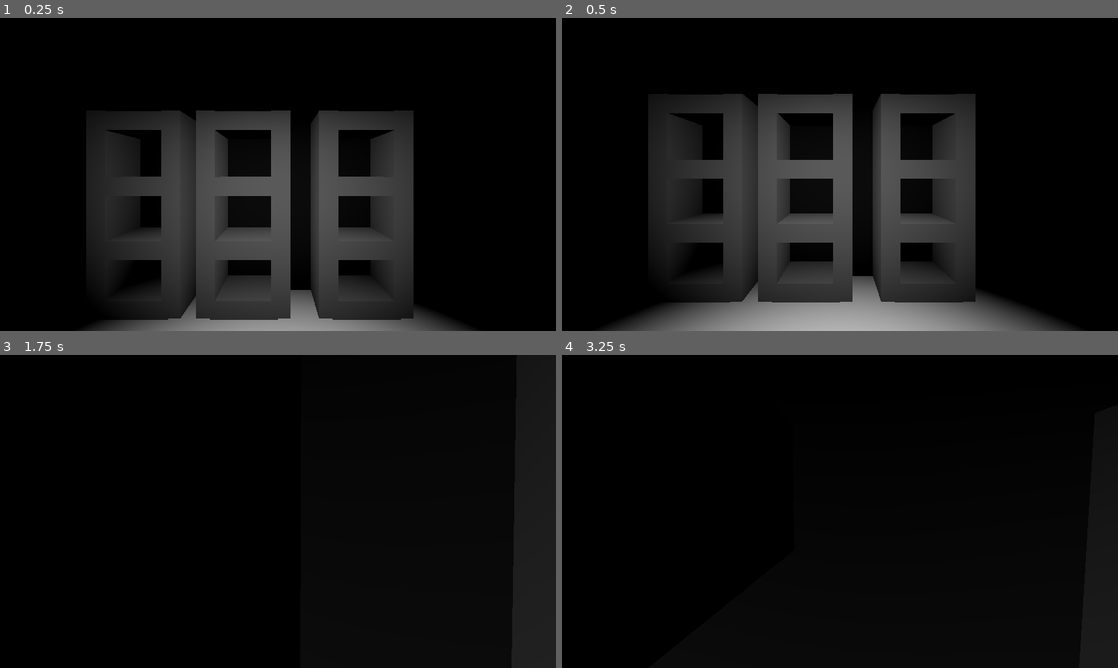
Above: before the commit, frames 1-4 (two rows, left to right).
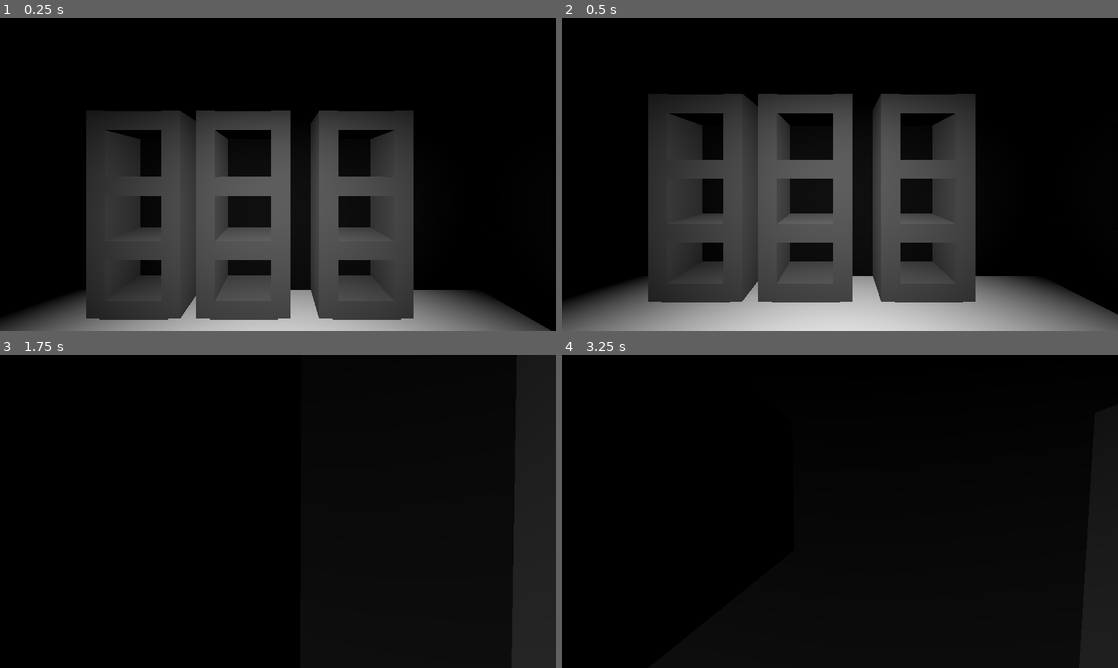
Above: after the commit, the same moments.

Repository: Mageh533/TriangulinProject
Game: Godot game, scene res://Scenes/SecretScene.tscn
Same seed, same stepped clock (60 frames per second), same inputs: the game is played once before the commit and once after it. This scene is started directly instead of the project's main scene. Sound files missing from this copy of the repository are replaced by a short silence.
Inputs (mouse positions are in pixels of both pictures, inside the frame that each line leads up to):
- Up to frame 1 (0.25 s): no input
- Up to frame 2 (0.5 s): no input
- Up to frame 3 (1.75 s): tap Enter (ui_accept) at 0.5, 0.77, 1.52 s; move the mouse to (305, 511) at 0.52 s; hold R (recharge) 0.53-1.28 s; hold W (forward) from 0.53 s (still down); move the mouse to (250, 511) at 1.27 s; tap R (recharge) at 1.35 s
- Up to frame 4 (3.25 s): keep holding W (forward); move the mouse to (851, 505) at 2.02 s; hold R (recharge) 2.03-2.78 s; tap Enter (ui_accept) at 2.75, 3.02 s; move the mouse to (834, 517) at 2.77 s; tap R (recharge) at 2.85 s

The runs differ from the first frame. In frame 1, 9.5% of the frame differs, in the area x 0-100%, y 63-100%; in frame 2, 15%, in the area x 0-100%, y 58-100%; in frame 3, less than 0.1%; in frame 4, less than 0.1%.

Commit message:
Secret scene minor changes

Diff:
--- a/Scenes/SecretScene.tscn
+++ b/Scenes/SecretScene.tscn
@@ -287,6 +287,7 @@
 [node name="SpotLight1" type="SpotLight3D" parent="Light"]
 transform = Transform3D(1, 0, 0, 0, -2.98023e-08, 1, 0, -1, -2.98023e-08, 0, 3.15419, -0.927867)
 light_energy = 4.473
+spot_range = 6.12993
 spot_angle = 93.84
 
 [node name="SpotLight2" type="SpotLight3D" parent="Light"]
--- a/Scripts/SecretScene/SecretScene.gd
+++ b/Scripts/SecretScene/SecretScene.gd
@@ -6,7 +6,7 @@
 
 func _on_trigger_end_body_entered(body):
 	$Light/RedSpotLight4.show()
-	await get_tree().create_timer(0.2).timeout
+	await get_tree().create_timer(0.3).timeout
 	$Player.queue_free()
 	$Ambiente.queue_free()
 	$UI.show()
